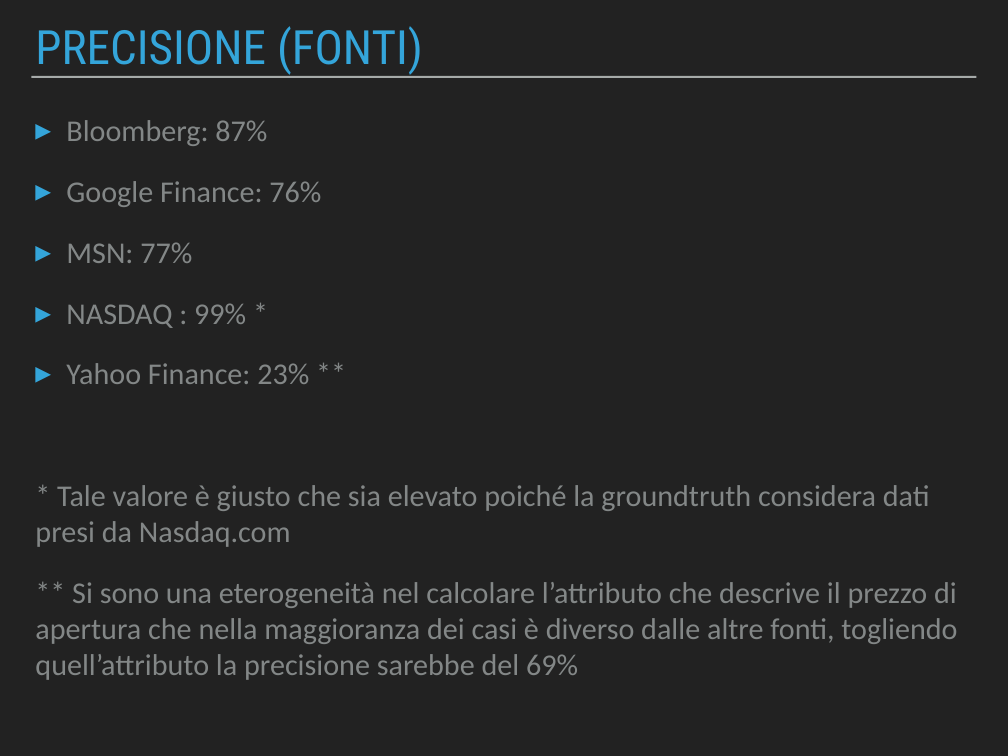
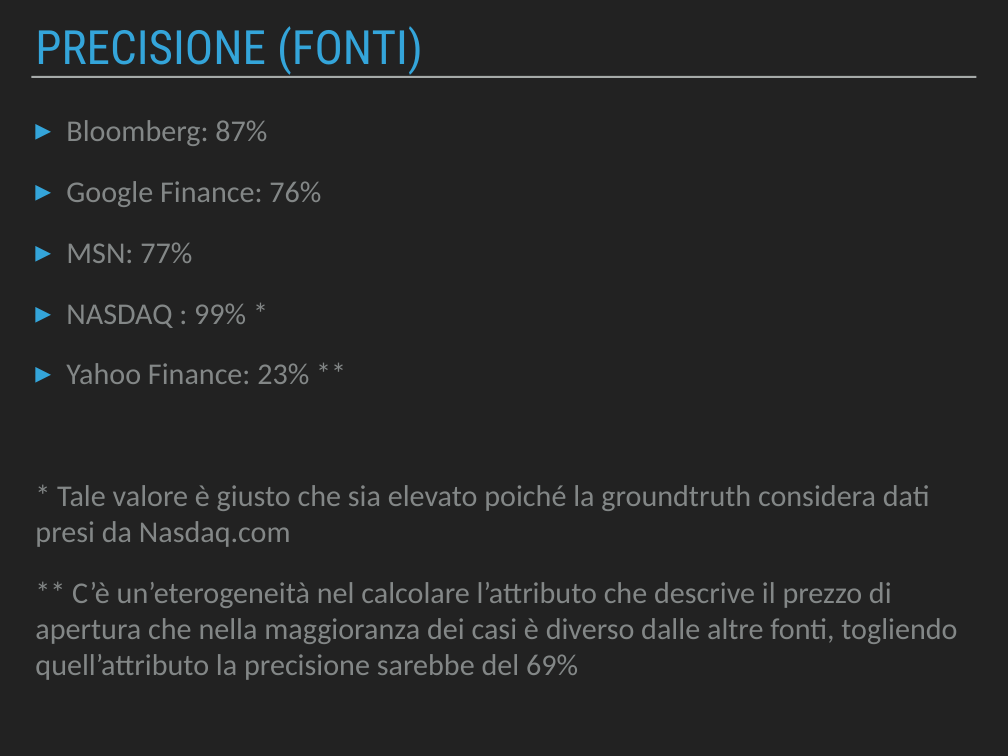
Before and after one commit to Beltra97/Unimib_ArchitettureDati, a slide deck: slide 14 of PresentazionePowerPoint.pptx. Drawn at 1008x756 pixels with LibreOffice and Linux fonts; fonts in the diff are those of the drawing. Boxes give left, top, right and bottom in pixels: in the first picture for what was removed or moved away, otherwise in the second. Text is boxed around its words. In the diff, an @@ line names an element or a change of style, - is before the commit and + after.

```diff
--- a/PresentazionePowerPoint.pptx
+++ b/PresentazionePowerPoint.pptx
@@ text at [35, 582, 957, 680]: text changed @@
-** Si sono una eterogeneità nel calcolare l’attributo che descrive il prezzo di apertura che nella maggioranza dei casi è diverso dalle altre fonti, togliendo quell’attributo la precisione sarebbe del 69%
+** C’è un’eterogeneità nel calcolare l’attributo che descrive il prezzo di apertura che nella maggioranza dei casi è diverso dalle altre fonti, togliendo quell’attributo la precisione sarebbe del 69%
```
Also in this commit, not shown: 4 other slides changed, 1 slide added, 1 other file.
